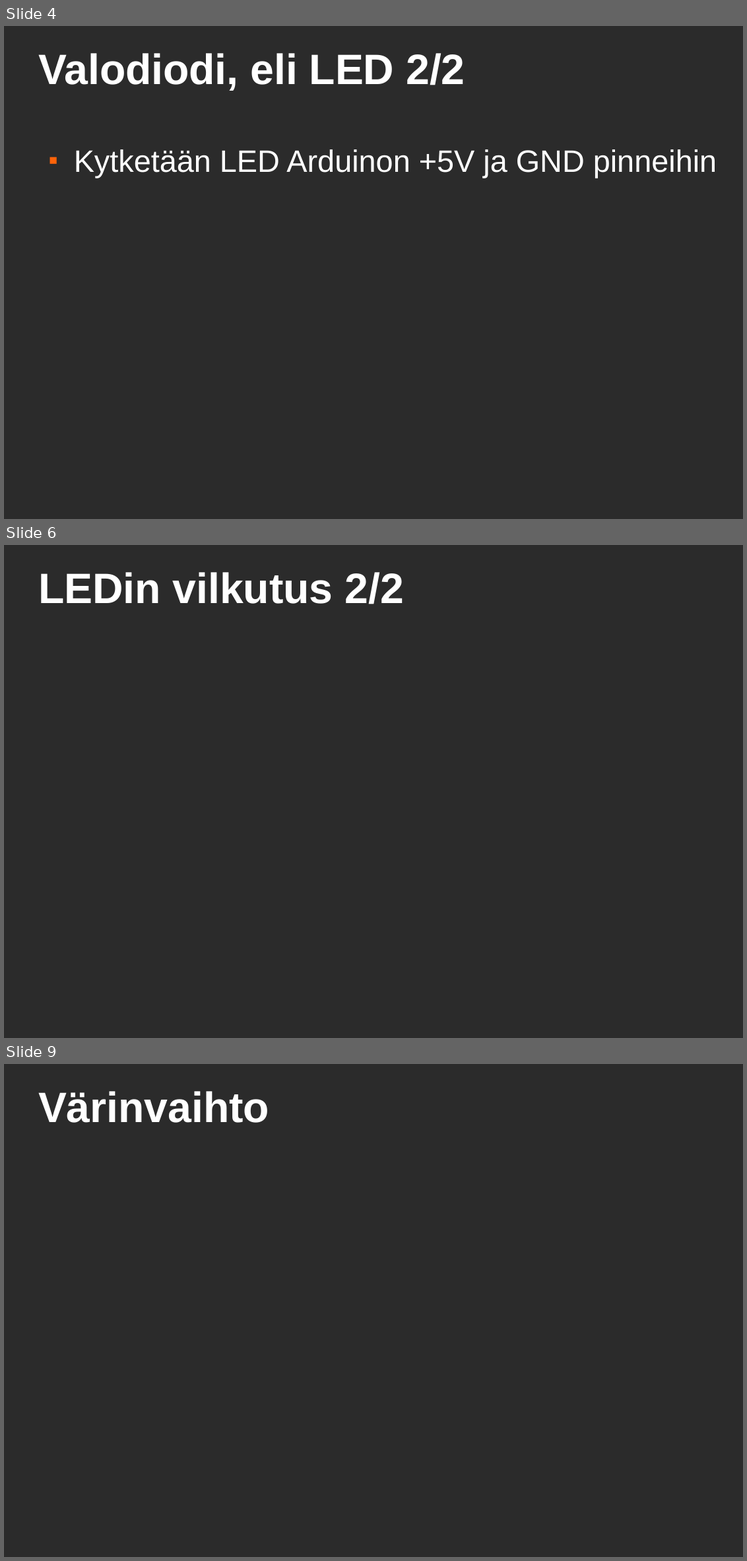
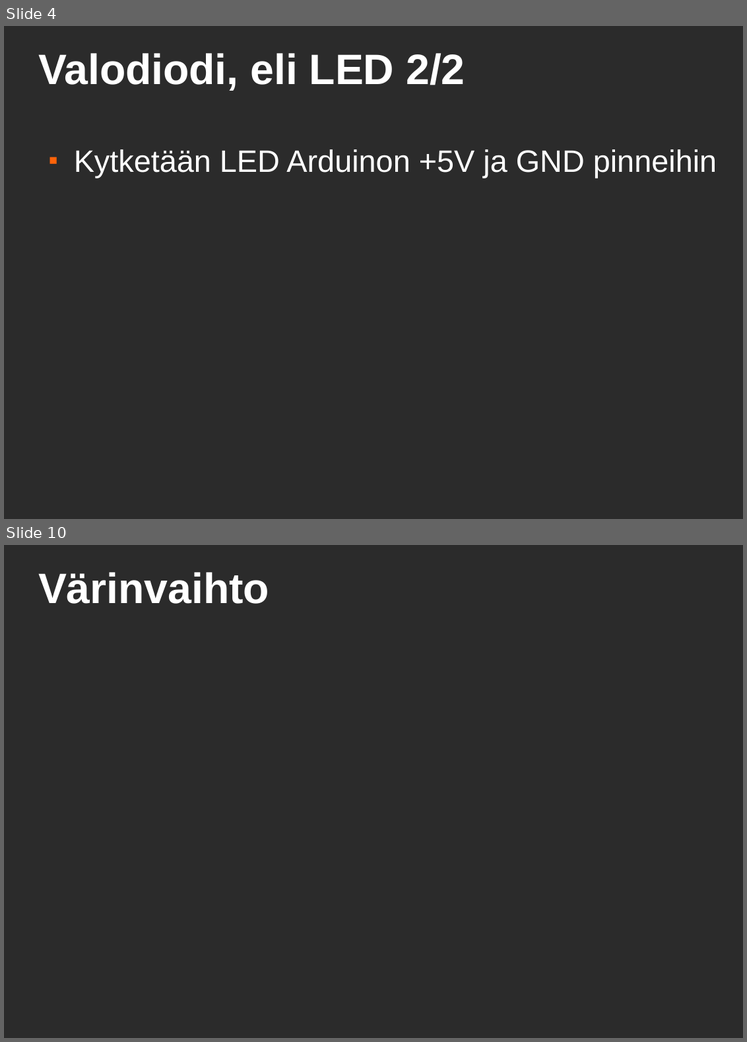
Before and after one commit to HelsinkiHacklab/arduinon-perusteet, a slide deck: arduinon-perusteet.odp. Shown one above the other, each under a label of ours: slides 4, 6 and 9 before the commit, slides 4 and 10 after it; the slides between them are not shown. The pictures are 747x1561 and 747x1042 pixels, drawn with LibreOffice and Linux fonts; fonts in the diff are those of the drawing; background and template pictures are left out; a plain dark background stands for a picture behind light text. Boxes give left, top, right and bottom in pixels: in the first picture for what was removed or moved away, otherwise in the second. Text is boxed around its words. In the diff, an @@ line names an element or a change of style, - is before the commit and + after.

```diff
--- a/arduinon-perusteet.odp
+++ b/arduinon-perusteet.odp
@@ slide 6 removed at [4, 545, 743, 1038], background picture (left out) @@
@@ title removed at [38, 572, 403, 604] @@
-LEDin vilkutus 2/2
@@ what was slide 9 is now slide 10 @@
```
Also in this commit, not shown: 6 slides changed, 2 slides added.
